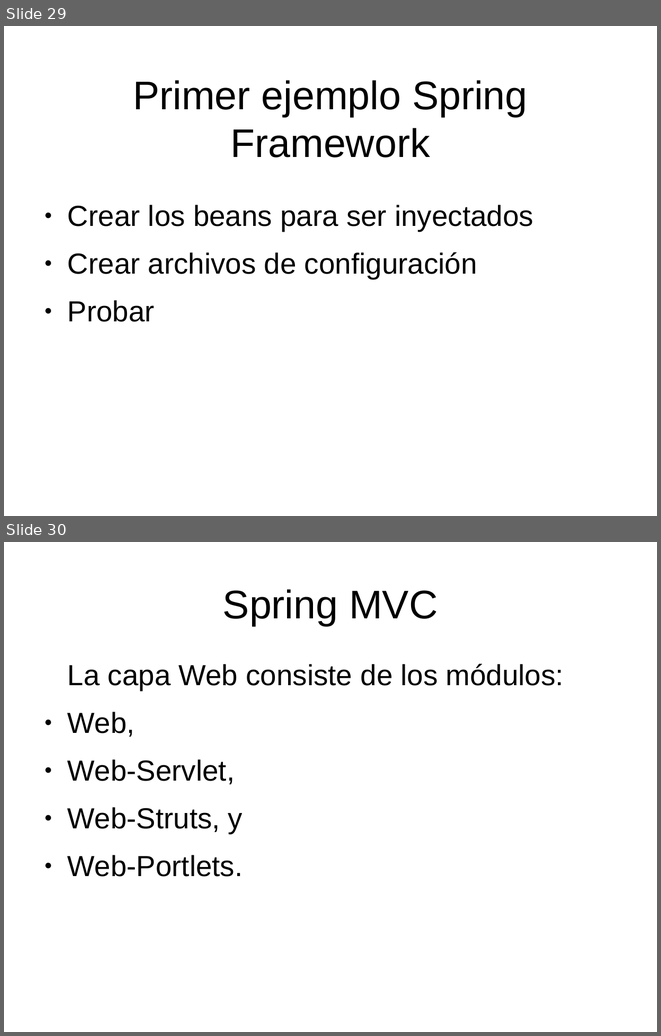
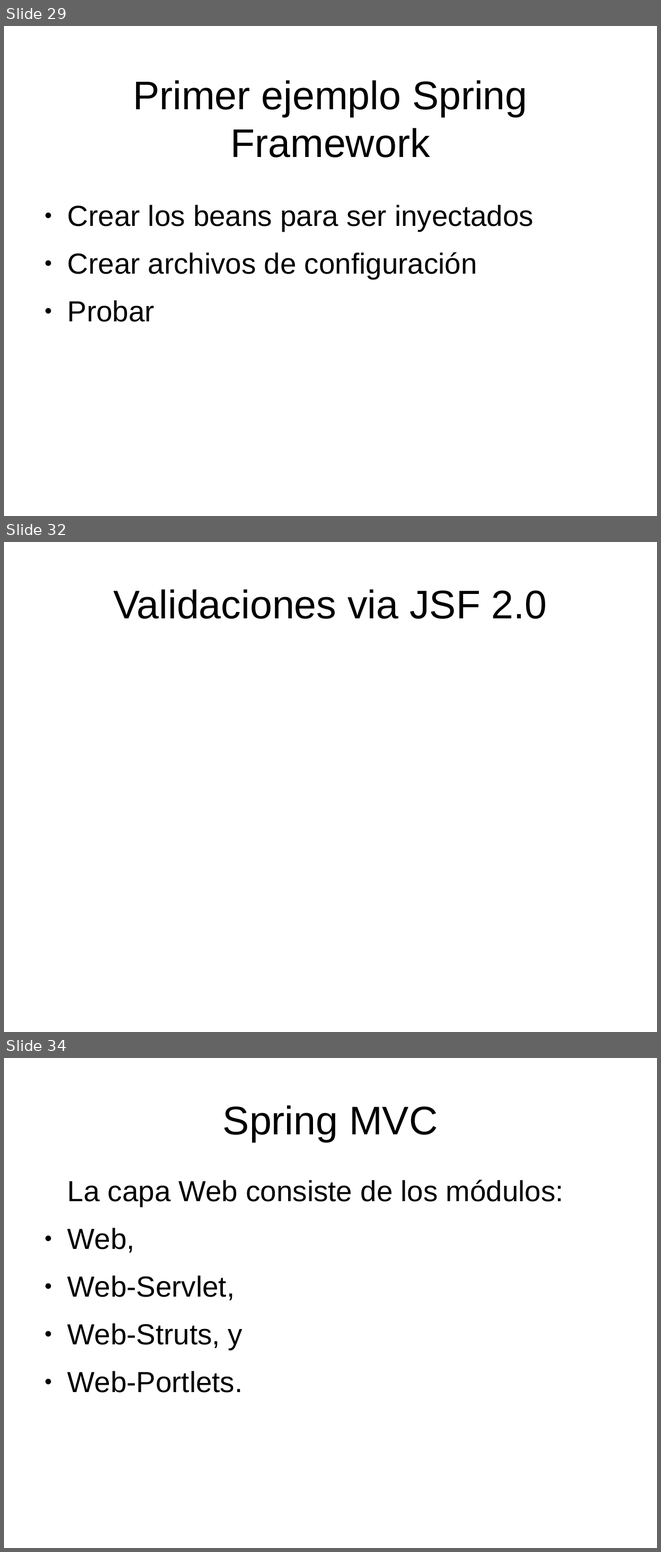
Before and after one commit to gros777/JAWorkspace, a slide deck: PresentacionJavaAvanzado.odp. Shown one above the other, each under a label of ours: slides 29 and 30 before the commit, slides 29, 32 and 34 after it; the slides between them are not shown. The pictures are 661x1036 and 661x1552 pixels, drawn with LibreOffice and Linux fonts; fonts in the diff are those of the drawing; background and template pictures are left out. Boxes give left, top, right and bottom in pixels: in the first picture for what was removed or moved away, otherwise in the second. Text is boxed around its words. In the diff, an @@ line names an element or a change of style, - is before the commit and + after.

```diff
--- a/PresentacionJavaAvanzado.odp
+++ b/PresentacionJavaAvanzado.odp
@@ slide 32 added at (4,542,657,1032), background picture (left out) @@
@@ title added at (113,589,547,619), 44 pt, text #000000 @@
+Validaciones via JSF 2.0
@@ what was slide 30 is now slide 34 @@
```
Also in this commit, not shown: 3 other slides added, 2 other files.
